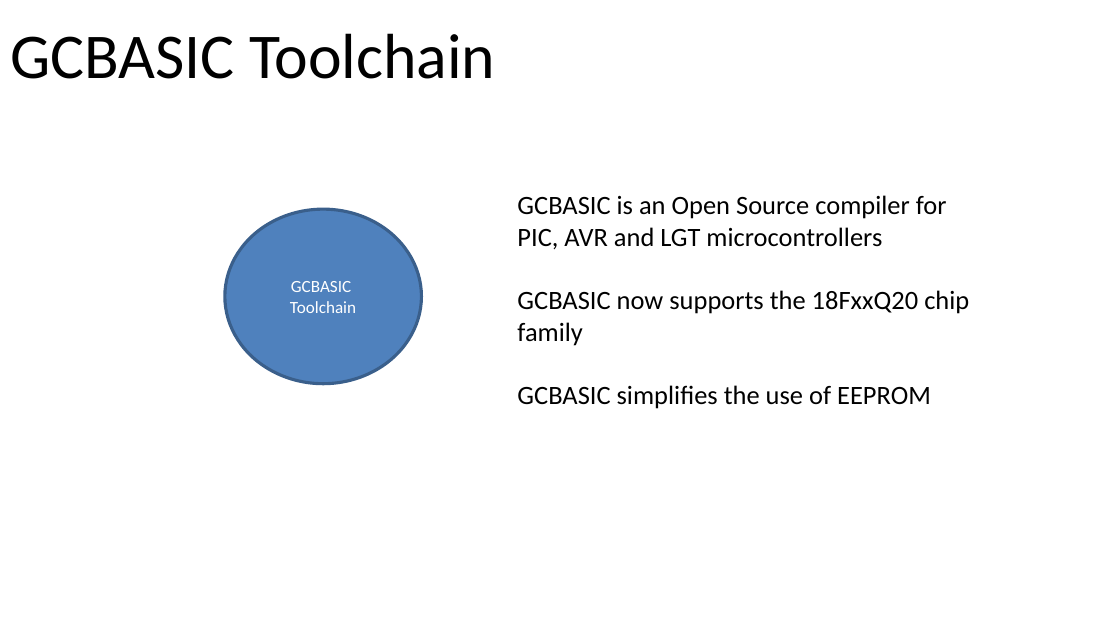
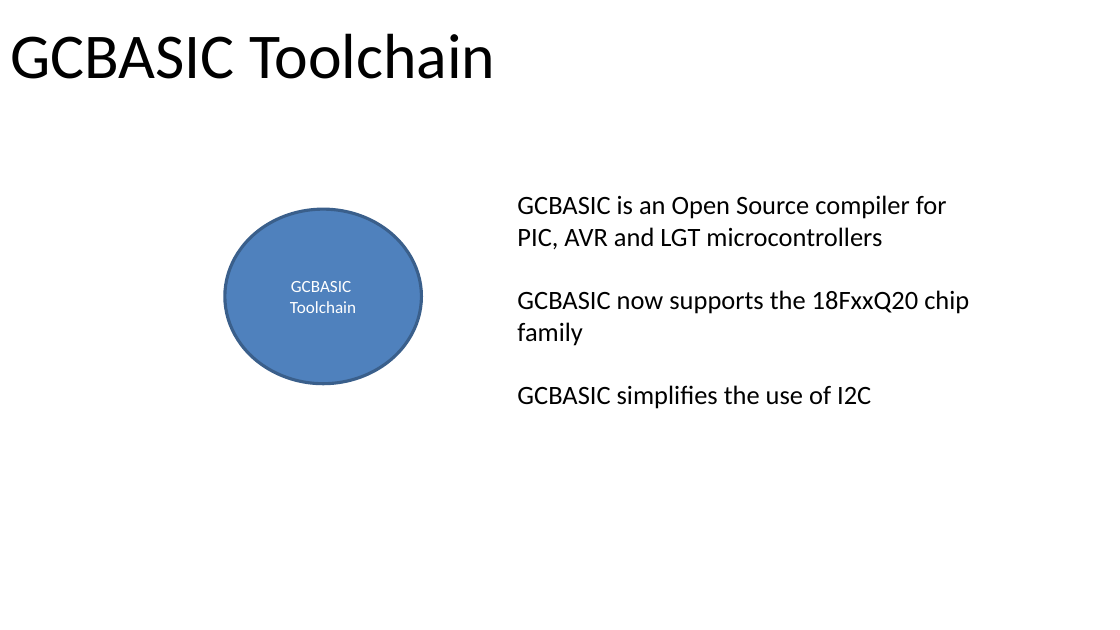
Before and after one commit to GreatCowBASIC/Demonstration_Sources, a slide deck: slide 4 of Vendor_Boards/Great_Cow_Basic_Demo_Board/18Fx6q20_ChipRange_Demonstrations/tutorials/GCBASIC_Part11.pptx. Drawn at 1120x630 pixels with LibreOffice and Linux fonts; fonts in the diff are those of the drawing. Boxes give left, top, right and bottom in pixels: in the first picture for what was removed or moved away, otherwise in the second. Text is boxed around its words. In the diff, an @@ line names an element or a change of style, - is before the commit and + after.

```diff
--- a/Vendor_Boards/Great_Cow_Basic_Demo_Board/18Fx6q20_ChipRange_Demonstrations/tutorials/GCBASIC_Part11.pptx
+++ b/Vendor_Boards/Great_Cow_Basic_Demo_Board/18Fx6q20_ChipRange_Demonstrations/tutorials/GCBASIC_Part11.pptx
@@ text at (x1=517, y1=385, x2=871, y2=409): text changed @@
-GCBASIC simplifies the use of EEPROM
+GCBASIC simplifies the use of I2C
```
Also in this commit, not shown: 4 other slides changed, 1 slide added, 31 other files.
